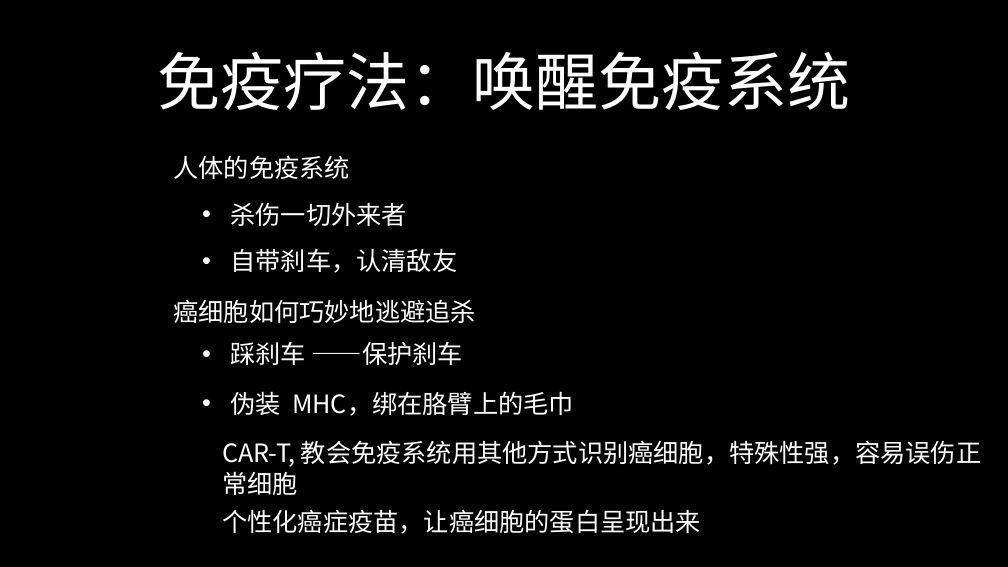
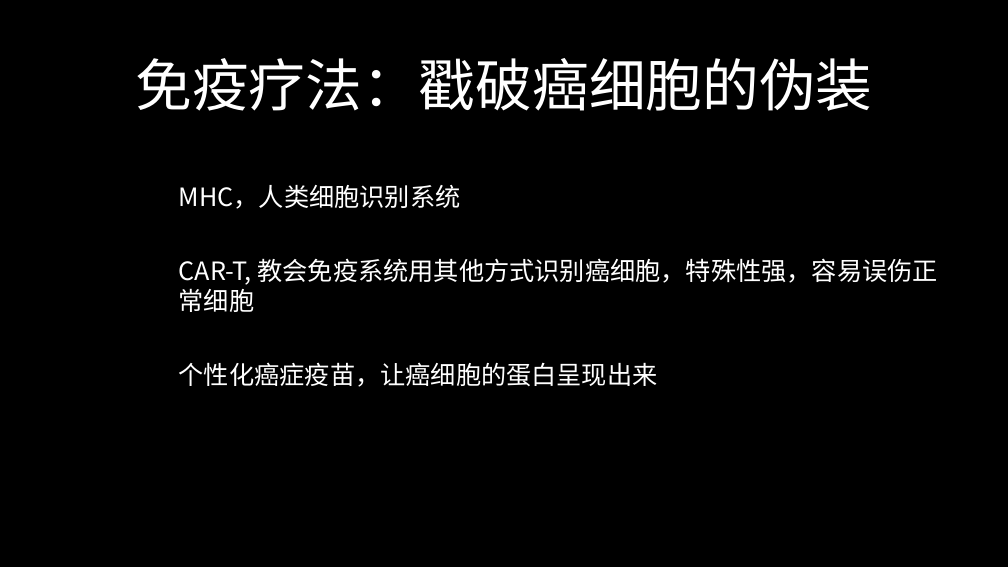
Before and after one commit to FredJiangFei/freetalk, a slide deck: slide 18 of 癌症/癌症.pptx (slide 14 before the commit). Drawn at 1008x567 pixels with LibreOffice and Linux fonts; fonts in the diff are those of the drawing. Boxes give left, top, right and bottom in pixels: in the first picture for what was removed or moved away, otherwise in the second. Text is boxed around its words. In the diff, an @@ line names an element or a change of style, - is before the commit and + after.

```diff
--- a/癌症/癌症.pptx
+++ b/癌症/癌症.pptx
@@ title at (135, 58, 872, 111): text changed; size 60 to 54 pt @@
-免疫疗法：唤醒免疫系统
+免疫疗法：戳破癌细胞的伪装
@@ text removed at (173, 155, 349, 179) @@
-人体的免疫系统
@@ text added at (179, 185, 461, 209), 24 pt, text #FFFFFF @@
+MHC，人类细胞识别系统
@@ text removed at (230, 202, 406, 226) @@
-• 杀伤一切外来者
@@ text "CAR-T, 教会免疫系统用其他方式识别癌细胞，特殊性强，容易误伤正常细胞": place and size @@
-text "CAR-T, 教会免疫系统用其他方式识别癌细胞，特殊性强，容易误伤正常细胞" at (222, 440, 981, 495)
+text "CAR-T, 教会免疫系统用其他方式识别癌细胞，特殊性强，容易误伤正常细胞" at (179, 258, 937, 312)
@@ text removed at (230, 248, 457, 273) @@
-• 自带刹车，认清敌友
@@ text removed at (173, 299, 475, 323) @@
-癌细胞如何巧妙地逃避追杀
@@ text "个性化癌症疫苗，让癌细胞的蛋白呈现出来": place and size @@
-text "个性化癌症疫苗，让癌细胞的蛋白呈现出来" at (222, 509, 701, 534)
+text "个性化癌症疫苗，让癌细胞的蛋白呈现出来" at (179, 362, 658, 387)
@@ text removed at (230, 342, 463, 365) @@
-• 踩刹车 ——保护刹车
@@ text removed at (230, 391, 574, 416) @@
-• 伪装 MHC，绑在胳臂上的毛巾
```
Also in this commit, not shown: 9 other slides changed, 6 slides added, 1 other file.
